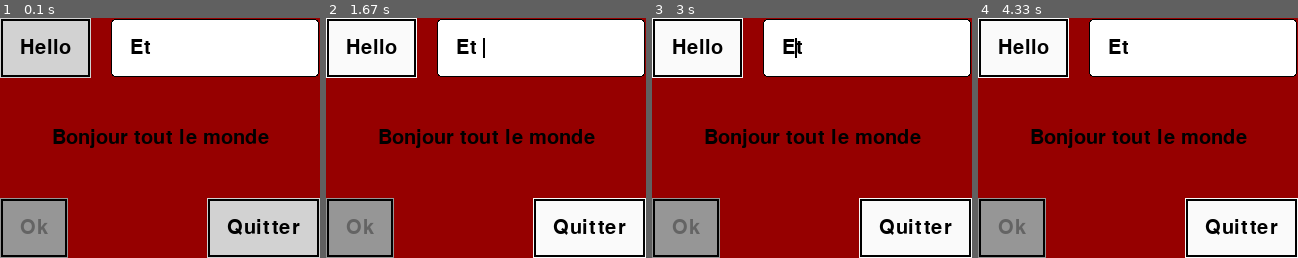
Above: before the commit, frames 1-4 (left to right).
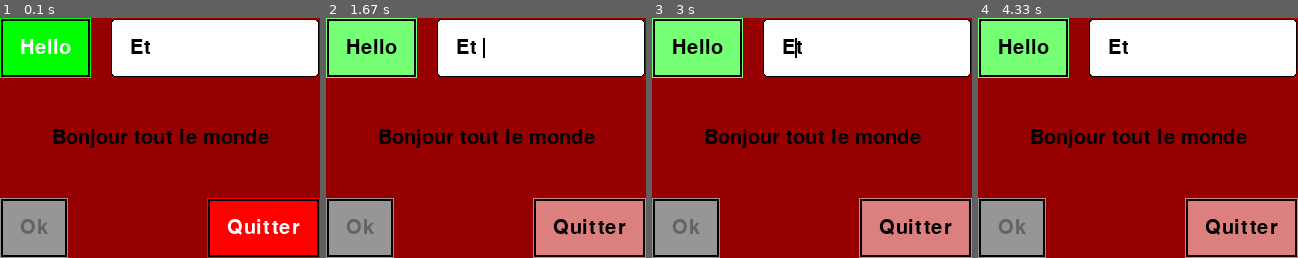
Above: after the commit, the same moments.

Repository: Chaddai/WidgetsInPygame
Game: pygame game, started from demo/simple_widgets.py
Two runs of this game, one before a commit and one after it. Both use one fixed random seed, a clock stepped at 60 frames per second and the inputs below.
Inputs (mouse positions are in pixels of both pictures, inside the frame that each line leads up to):
- Up to frame 1 (0.1 s): no input
- Up to frame 2 (1.67 s): click (370, 46) at 0.38 s; press the mouse at (370, 46) at 0.7 s; move the mouse to (447, 102) at 0.8 s; release the mouse at (524, 159) at 0.93 s; press the mouse at (588, 229) at 1.03 s; move the mouse to (514, 190) at 1.13 s; release the mouse at (444, 154) at 1.27 s; press the mouse at (588, 229) at 1.37 s; move the mouse to (588, 142) at 1.47 s; release the mouse at (588, 61) at 1.6 s
- Up to frame 3 (3 s): tap Home at 1.67 s; hold Right 2.5-2.97 s
- Up to frame 4 (4.33 s): hold Left 3-3.53 s; press the mouse at (1192, 46) at 3.6 s; move the mouse to (1109, 61) at 3.7 s; release the mouse at (1026, 73) at 3.83 s; press the mouse at (1022, 46) at 3.93 s; move the mouse to (1118, 58) at 4.03 s; release the mouse at (1218, 70) at 4.17 s; hold Left from 4.23 s (still down)

The runs differ from the first frame. In frame 1, 14% of the frame differs, in the area x 0-100%, y 0-100%; in frame 2, 14%; in frame 3, 14%; in frame 4, 14%.

Commit message:
Add abstract method redraw() to Widget
add some variety of buttons to show how simple it is.

Diff:
--- a/demo/simple_widgets.py
+++ b/demo/simple_widgets.py
@@ -10,7 +10,7 @@
 screen_rect = screen.get_rect()
 pygame.display.set_caption("Demo of wipyg Widgets")
 
-but_quit = buttons.PlainButton(text="Quitter")
+but_quit = buttons.CancelButton(text="Quitter")
 
 
 def quit(s, e):
@@ -23,7 +23,7 @@
 but_quit.rect.bottomright = screen_rect.bottomright
 
 
-but_print = buttons.PlainButton(text="Hello")
+but_print = buttons.SubmitButton(text="Hello")
 
 
 def hello(s, e):
--- a/src/wipyg/abstracts.py
+++ b/src/wipyg/abstracts.py
@@ -9,13 +9,16 @@
 class Widget(Sprite, ABC):
     """Abstract class for widgets
 
-    Methods :
+    Methods:
     - update()
     - react(e : Event)
     - add_reaction(type : int, callback : (Widget, Event) -> bool) -> (int, int)
     - del_reaction(idReaction : (int, int))
 
-    Properties :
+    Abstract methods:
+    - redraw() : change the image attribute to reflect the current state of the Widget
+
+    Properties:
     - rect : Rect
     - image : Surface
     """
@@ -36,6 +39,10 @@
     def del_reaction(self, idReaction: Tuple[int, int]):
         type, index = idReaction
         del self._reactions[type][index]
+
+    @abstractmethod
+    def redraw(self):
+        raise NotImplementedError()
 
 
 class Container(Widget, ABC):
@@ -165,10 +172,23 @@
 
     def __init__(self) -> None:
         super().__init__()
-        self.state = Button.INACTIVE
+        self._state = Button.INACTIVE
         self._reactions[MOUSEBUTTONDOWN].append(self._mouse_down)
         self._reactions[MOUSEBUTTONUP].append(self._mouse_up)
 
     def react(self, e: Event):
         if self.state != Button.DISABLED:
             return super().react(e)
+
+    def _get_state(self):
+        return self._state
+
+    def _set_state(self, state):
+        self._state = state
+        self.redraw()
+
+    state = property(
+        _get_state,
+        _set_state,
+        doc="State of the Button : INACTIVE (normal), ACTIVE (pressed), DISABLED (unresponsive)",
+    )
--- a/src/wipyg/buttons.py
+++ b/src/wipyg/buttons.py
@@ -5,16 +5,19 @@
 
 
 class PlainButton(Button):
-    """A normal button, light grey background when INACTIVE, almost white if ACTIVE, text greyed out if DISABLED"""
+    """A normal button, light grey background when INACTIVE, almost white if ACTIVE, text greyed out if DISABLED
+
+    override _colors to provide variations with different colors (in the three states)
+    """
 
     def __init__(self, text="Ok", font=None, size=30) -> None:
         super().__init__()
         self._font = Font(font, size)
         self._text = text
         self.rect = Rect(0, 0, 0, 0)
-        self._draw_button()
+        self.redraw()
 
-    def _draw_button(self):
+    def redraw(self):
         bg_color, text_color = self._colors()
 
         pos = self.rect.topleft
@@ -48,5 +51,34 @@
             text_color = (100, 100, 100)
         return bg_color, text_color
 
-    def update(self, *args, **kwargs) -> None:
-        self._draw_button()
+
+class CancelButton(PlainButton):
+    """Button to cancel or refuse actions/things : red in INACTIVE, pink in ACTIVE, greyish red in DISABLED"""
+
+    def _colors(self):
+        if self.state == Button.INACTIVE:
+            bg_color = (255, 0, 0)
+            text_color = (255, 255, 255)
+        elif self.state == Button.ACTIVE:
+            bg_color = (219, 127, 127)
+            text_color = (0, 0, 0)
+        elif self.state == Button.DISABLED:
+            bg_color = (110, 0, 0)
+            text_color = (100, 100, 100)
+        return bg_color, text_color
+
+
+class SubmitButton(PlainButton):
+    """Button to submit or accept actions/things : green in INACTIVE, light green in ACTIVE, greyish green in DISABLED"""
+
+    def _colors(self):
+        if self.state == Button.INACTIVE:
+            bg_color = (0, 255, 0)
+            text_color = (255, 255, 255)
+        elif self.state == Button.ACTIVE:
+            bg_color = (117, 255, 117)
+            text_color = (0, 0, 0)
+        elif self.state == Button.DISABLED:
+            bg_color = (0, 110, 0)
+            text_color = (100, 100, 100)
+        return bg_color, text_color
--- a/src/wipyg/entry.py
+++ b/src/wipyg/entry.py
@@ -36,12 +36,12 @@
         self._state = state
         self._first_blink = get_ticks()
         self.rect = Rect(0, 0, 0, 0)
-        self._draw_entry()
+        self.redraw()
 
         self.add_reaction(KEYDOWN, self._press_key)
         self.add_reaction(MOUSEBUTTONUP, self._select)
 
-    def _draw_entry(self):
+    def redraw(self):
         if self._state == Entry.DISABLED:
             bg_color = (200, 200, 200)
             text_color = (100, 100, 100)
@@ -78,7 +78,7 @@
         self.rect.topleft = pos
 
     def update(self, *args, **kwargs) -> None:
-        self._draw_entry()
+        self.redraw()
 
     def _press_key(self, _, e):
         letter = e.unicode
--- a/src/wipyg/label.py
+++ b/src/wipyg/label.py
@@ -13,9 +13,9 @@
         self._text = text
         self._text_color = color
         self.rect = Rect(0, 0, 0, 0)
-        self._draw_label()
+        self.redraw()
 
-    def _draw_label(self):
+    def redraw(self):
         bg_color = (255, 255, 255, 0)
 
         pos = self.rect.topleft
